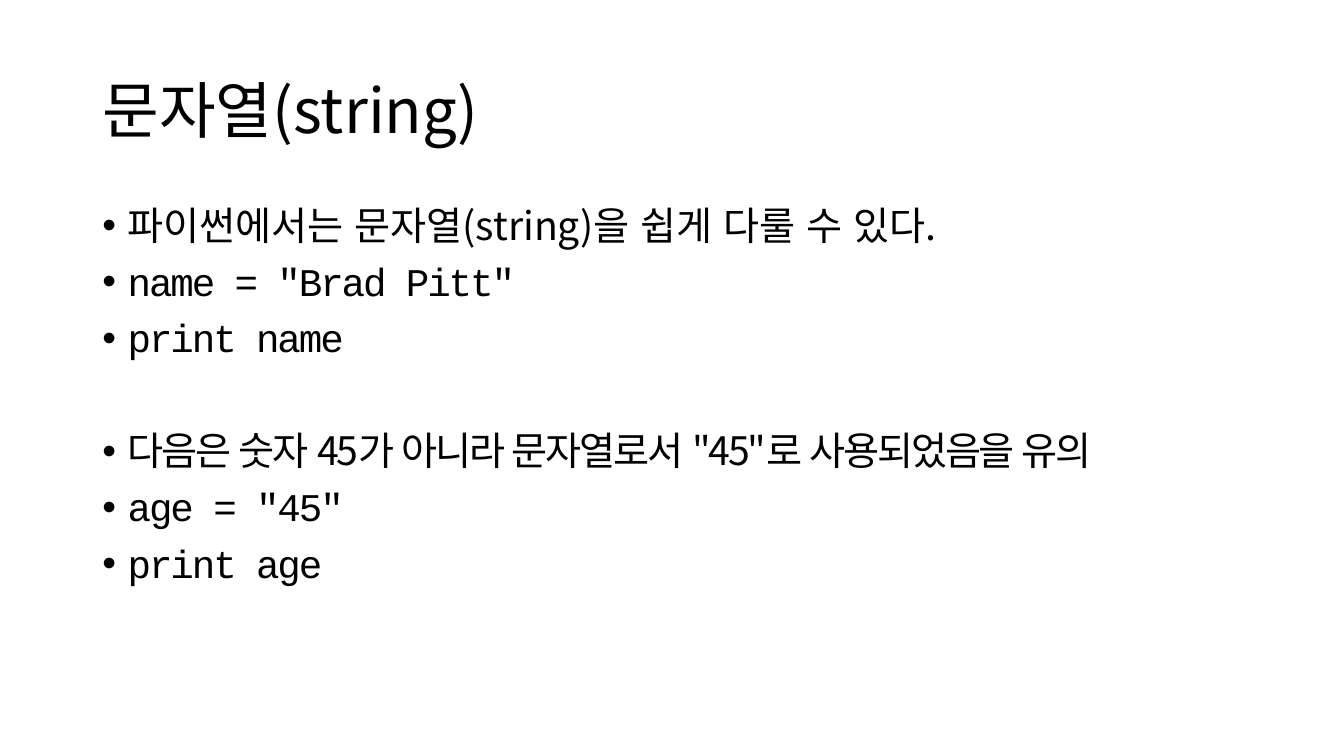
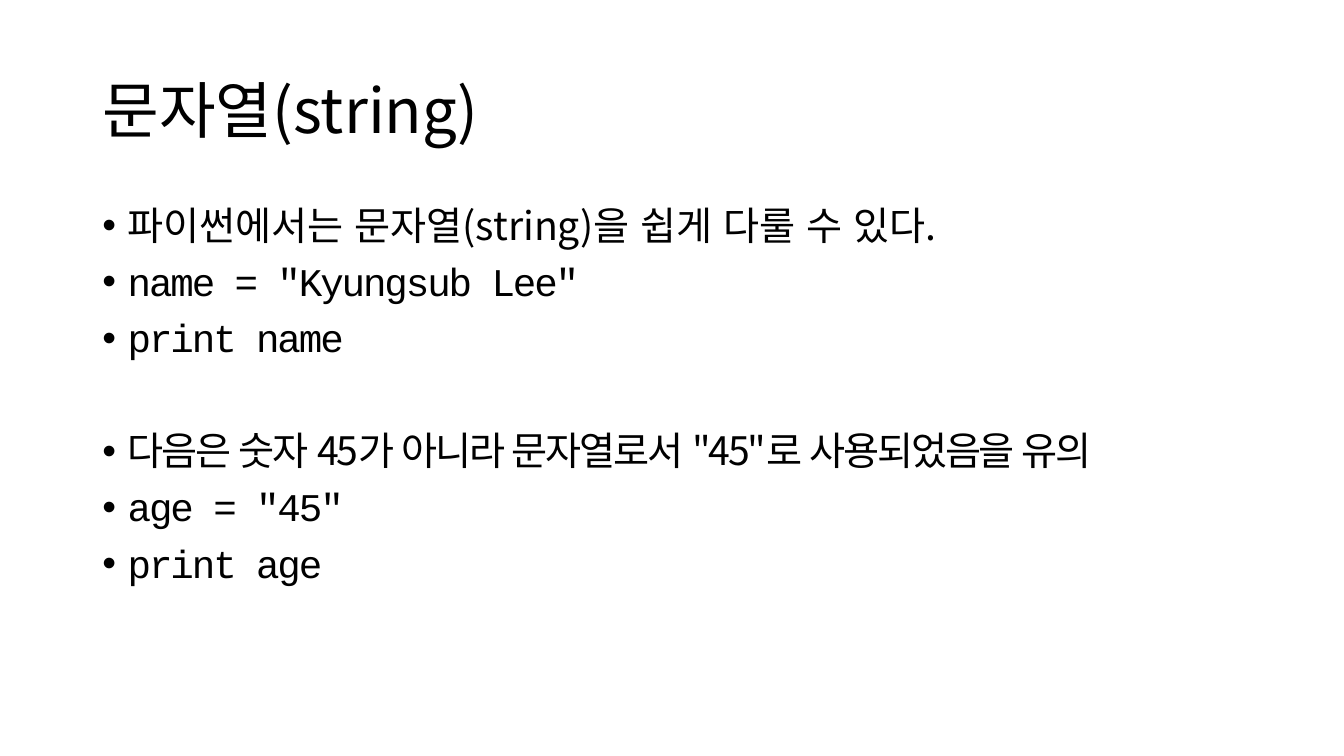
Before and after one commit to rigel13/SPuP, a slide deck: slide 21 of lecture/Python_2_기본.pptx. Drawn at 1344x756 pixels with LibreOffice and Linux fonts; fonts in the diff are those of the drawing. Boxes give left, top, right and bottom in pixels: in the first picture for what was removed or moved away, otherwise in the second. Text is boxed around its words. In the diff, an @@ line names an element or a change of style, - is before the commit and + after.

```diff
--- a/lecture/Python_2_기본.pptx
+++ b/lecture/Python_2_기본.pptx
@@ text at [128,268,580,304]: text changed @@
-• name = "Brad Pitt"
+• name = "Kyungsub Lee"
```
Also in this commit, not shown: 1 other slide changed, 2 other files.
